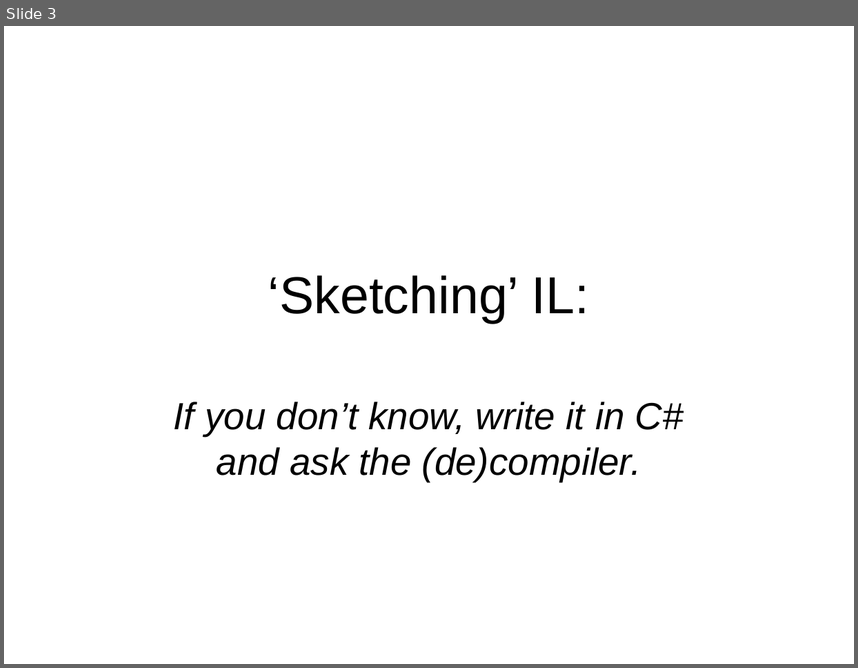
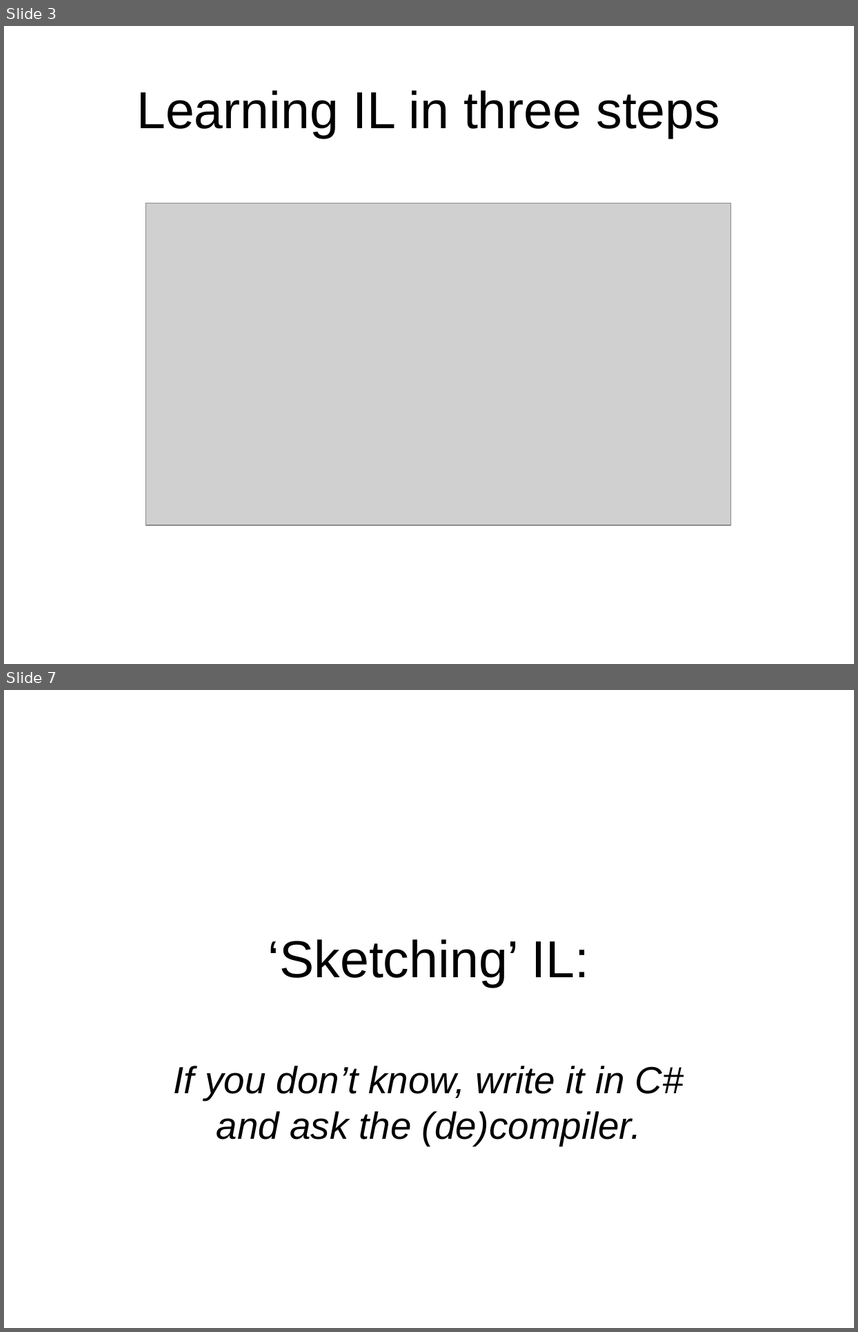
Before and after one commit to philiplaureano/ILRewritingTalk, a slide deck: Ten Simple Rules for Rewriting IL.ppt. Shown one above the other, each under a label of ours: slide 3 before the commit, slides 3 and 7 after it; the slides between them are not shown. The pictures are 858x668 and 858x1332 pixels, drawn with LibreOffice and Linux fonts; fonts in the diff are those of the drawing; grey boxes stand for pictures. Boxes give left, top, right and bottom in pixels: in the first picture for what was removed or moved away, otherwise in the second. Text is boxed around its words. In the diff, an @@ line names an element or a change of style, - is before the commit and + after.

Commit message:
Added more images to the powerpoint slides

```diff
--- a/Ten Simple Rules for Rewriting IL.ppt
+++ b/Ten Simple Rules for Rewriting IL.ppt
@@ slide 3 added at box(4, 26, 854, 664), background #FFFFFF @@
@@ title added at box(136, 90, 720, 138), 44 pt, text #000000 @@
+Learning IL in three steps
@@ picture added at box(146, 203, 732, 524) @@
@@ what was slide 3 is now slide 7 @@
```
Also in this commit, not shown: 3 slides changed, 6 other slides added.
